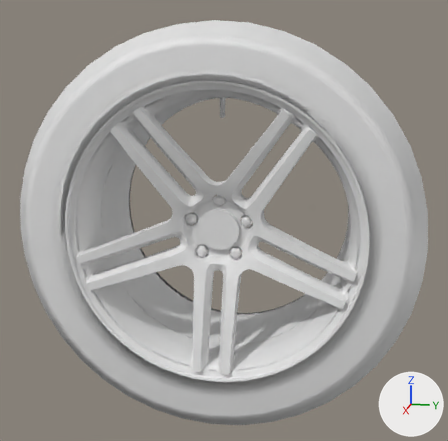
Two versions of the glTF model public/parts/wheel_hikari.glb, one commit apart.
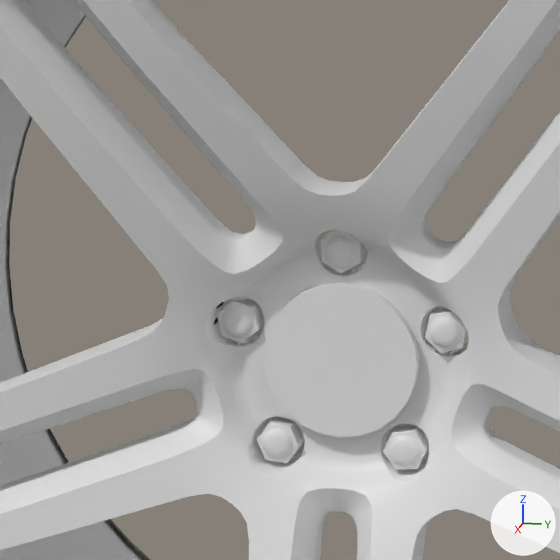
There are two pictures of each version: one whole from a 50 mm camera at (0.882, 0.174, 0.221) aimed at (0.0, -0.003, 0.0), one close up on the part from 28% to 62% of the width and 30% to 64% of the height. The axes (+X, +Y, +Z) are drawn at lower right. The lights are the same throughout. The first two pictures are the older version. Where no turn or scale is listed for an object, it has been applied to the vertices. Vertices at exactly the same position are counted once.

Names of what the first close-up shows: 'Wheel'.
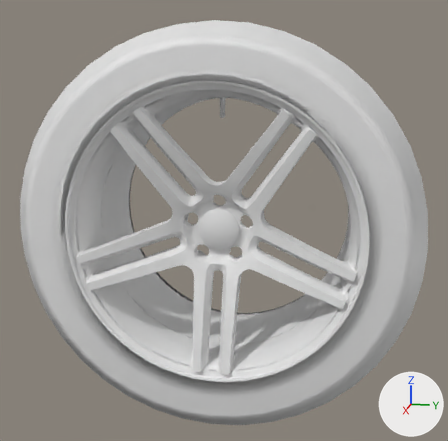
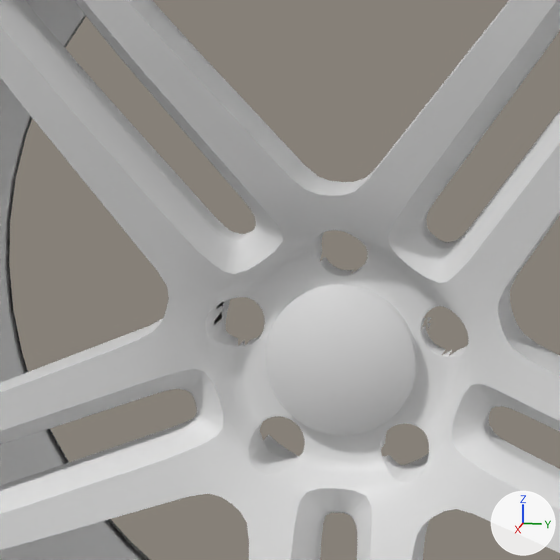
What differs and where, as boxes [x1, y1, x2, y2] in the close-ups (560 x 560 px):
part 1 of me_wheels_wheel_hikari, deleted
    before: [425, 306, 469, 354]
part 2 of me_wheels_wheel_hikari, deleted
    before: [321, 230, 368, 273]
part 3 of me_wheels_wheel_hikari, deleted
    before: [217, 297, 265, 343]
part 4 of me_wheels_wheel_hikari, deleted
    before: [257, 416, 305, 463]
part 5 of me_wheels_wheel_hikari, deleted
    before: [383, 423, 429, 470]
part 6 of me_wheels_wheel_hikari, cut back
    before: [263, 283, 419, 437]
    after: [265, 284, 418, 436]

What the commit changed:
Material 'RimLip' (mat_rimlip) is new.
Its base color is (0.8, 0.8, 0.8) (white #e7e7e7).
me_wheels_wheel_hikari is used by ob_wheel; location (0.0, 0.0, 0.0).
me_wheels_wheel_hikari had 5978 vertices, 10737 faces and spanned x -0.125..0.125, y -0.28..0.28, z -0.28..0.28.
me_wheels_wheel_hikari now has 5568 vertices, 10085 faces and spans x -0.125..0.125, y -0.28..0.28, z -0.28..0.28.
me_wheels_wheel_hikari part 1: the loose piece of 90 vertices spanning x 0.04..0.055, y 0.031..0.049, z 0.004..0.022 is deleted.
me_wheels_wheel_hikari part 2: the loose piece of 89 vertices spanning x 0.04..0.055, y -0.01..0.01, z 0.032..0.052 is deleted.
me_wheels_wheel_hikari part 3: the loose piece of 89 vertices spanning x 0.04..0.055, y -0.049..-0.031, z 0.004..0.022 is deleted.
me_wheels_wheel_hikari part 4: the loose piece of 88 vertices spanning x 0.044..0.055, y -0.034..-0.015, z -0.043..-0.025 is deleted.
me_wheels_wheel_hikari part 5: the loose piece of 86 vertices spanning x 0.044..0.055, y 0.015..0.034, z -0.043..-0.025 is deleted.
Part 6, on me_wheels_wheel_hikari:
48 vertices are removed from x 0.048..0.055, y -0.03..0.03, z -0.03..0.03.
72 faces are deleted.
40 vertices are added at x 0.04, y -0.029..0.029, z -0.029..0.029.
40 new vertices lie (0.015, 0.0, 0.0) away from vertices in x 0.04, y -0.029..0.029, z -0.029..0.029.
120 new faces join them, mat_chrome (white #e7e7e7).
me_wheels_wheel_hikari gains material mat_rimlip (white #e7e7e7).
